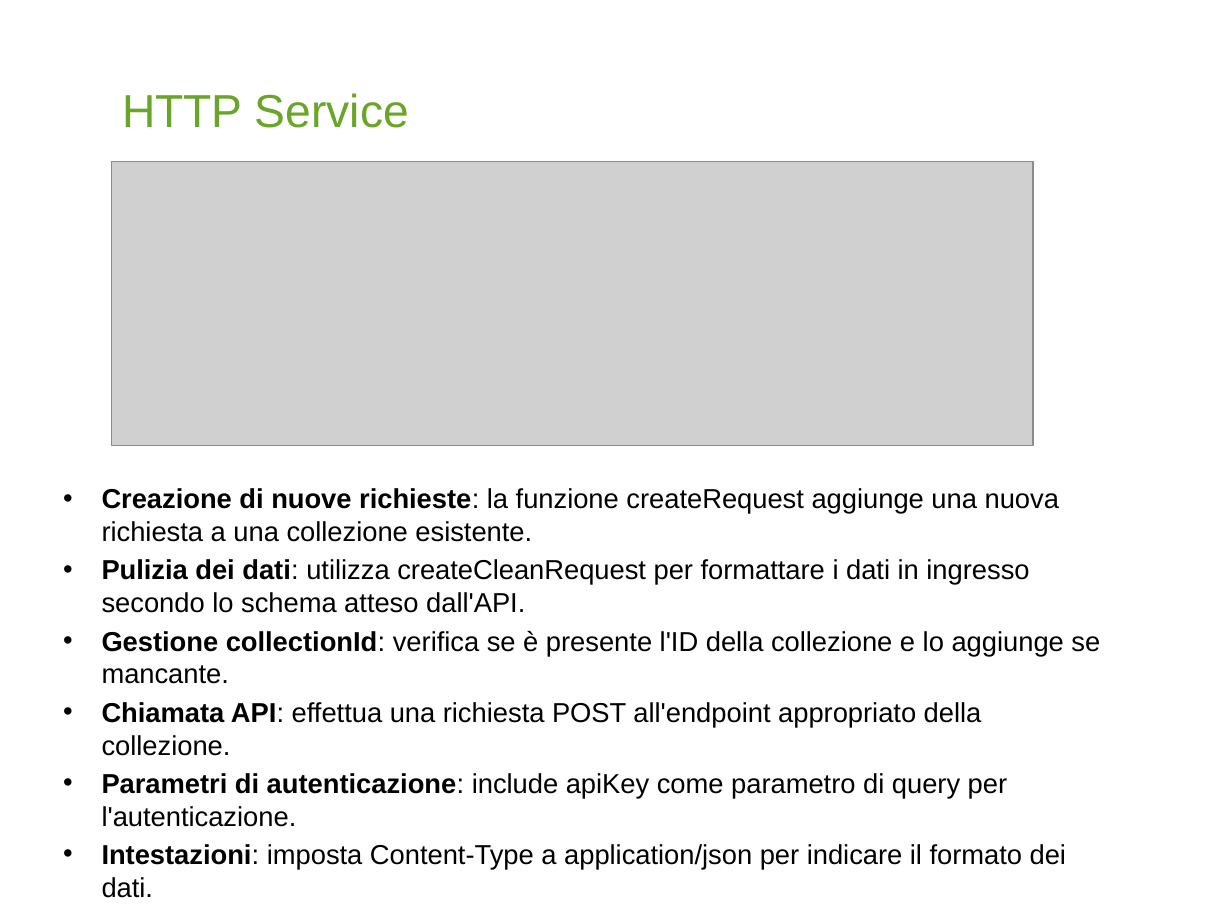
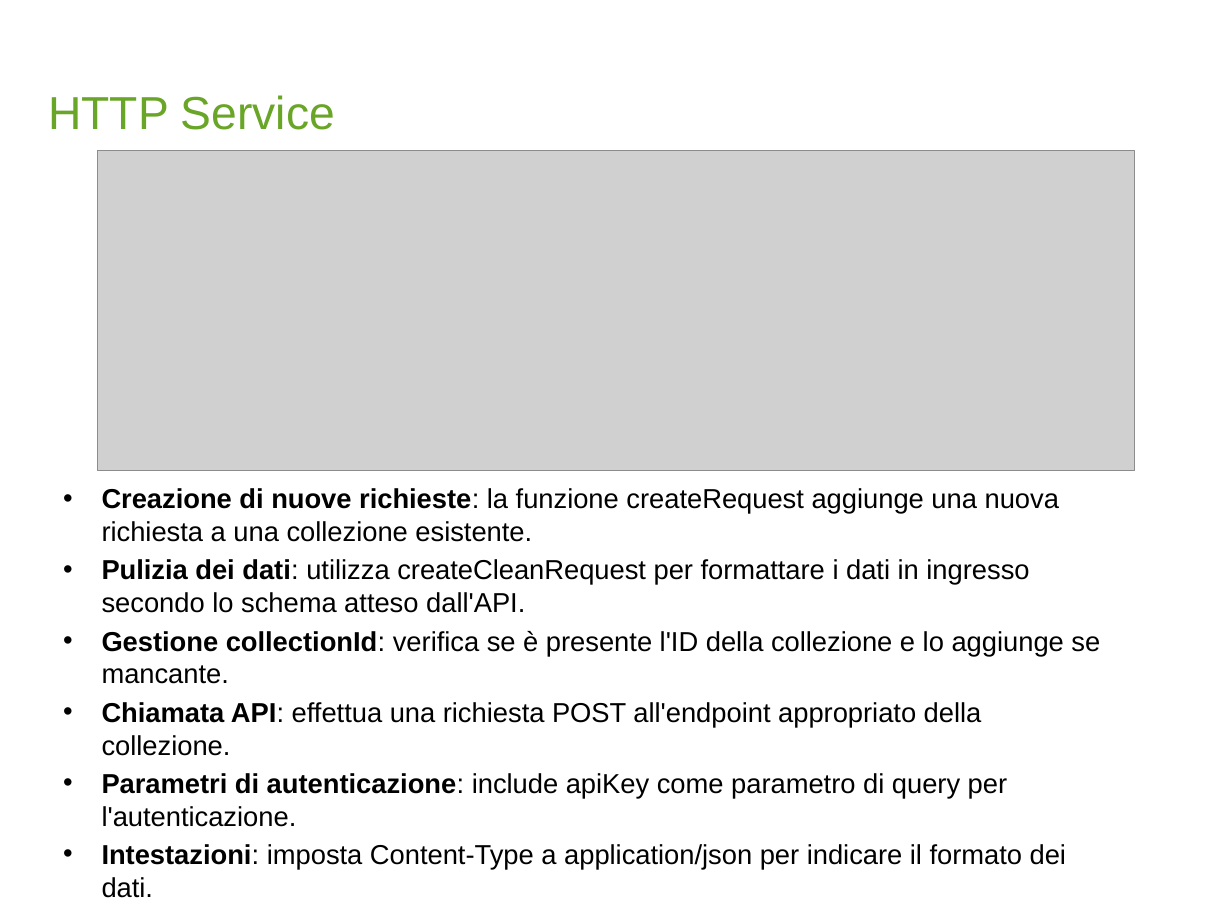
Before and after one commit to LorussoMarco/PostmanAngular, a slide deck: slide 9 of ClientHTTP-WebApplication.pptx. Drawn at 1232x924 pixels with LibreOffice and Linux fonts; fonts in the diff are those of the drawing; grey boxes stand for pictures; background and template pictures are left out. Boxes give left, top, right and bottom in pixels: in the first picture for what was removed or moved away, otherwise in the second. Text is boxed around its words. In the diff, an @@ line names an element or a change of style, - is before the commit and + after.

```diff
--- a/ClientHTTP-WebApplication.pptx
+++ b/ClientHTTP-WebApplication.pptx
@@ text "HTTP Service" moved from (x1=122, y1=93, x2=409, y2=128) to (x1=48, y1=95, x2=335, y2=130) @@
@@ text "HTTP Service" at (x1=48, y1=95, x2=335, y2=130): indent changed; more space between paragraphs @@
@@ picture resized from (x1=112, y1=161, x2=1034, y2=446) to (x1=97, y1=150, x2=1135, y2=471) @@
```
Also in this commit, not shown: 10 other slides changed.
